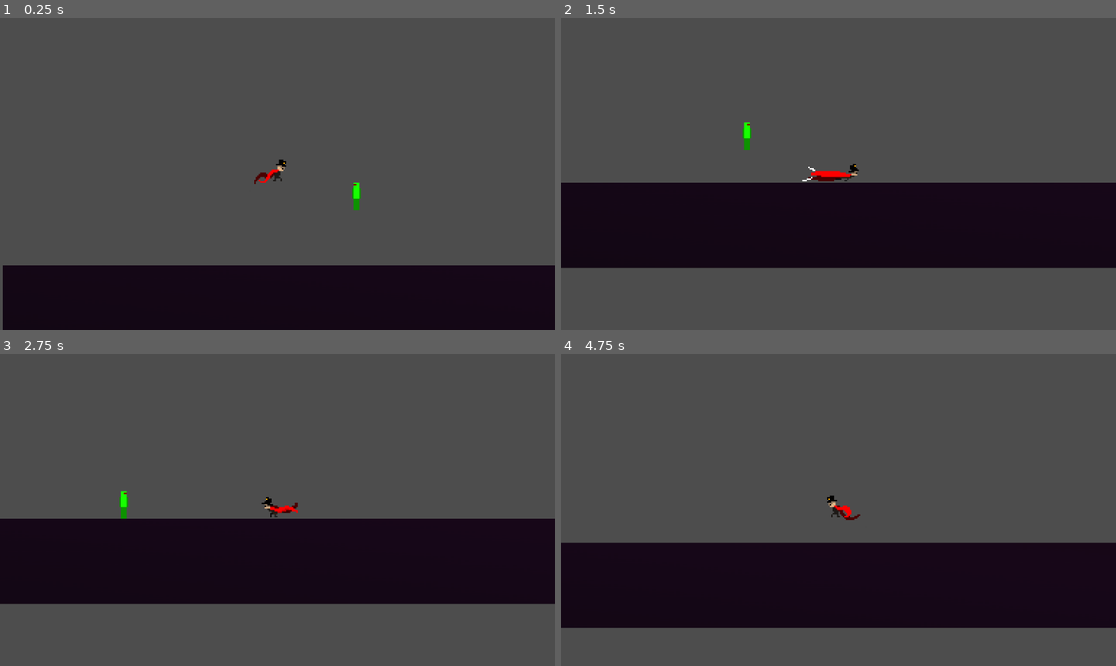
Above: before the commit, frames 1-4 (two rows, left to right).
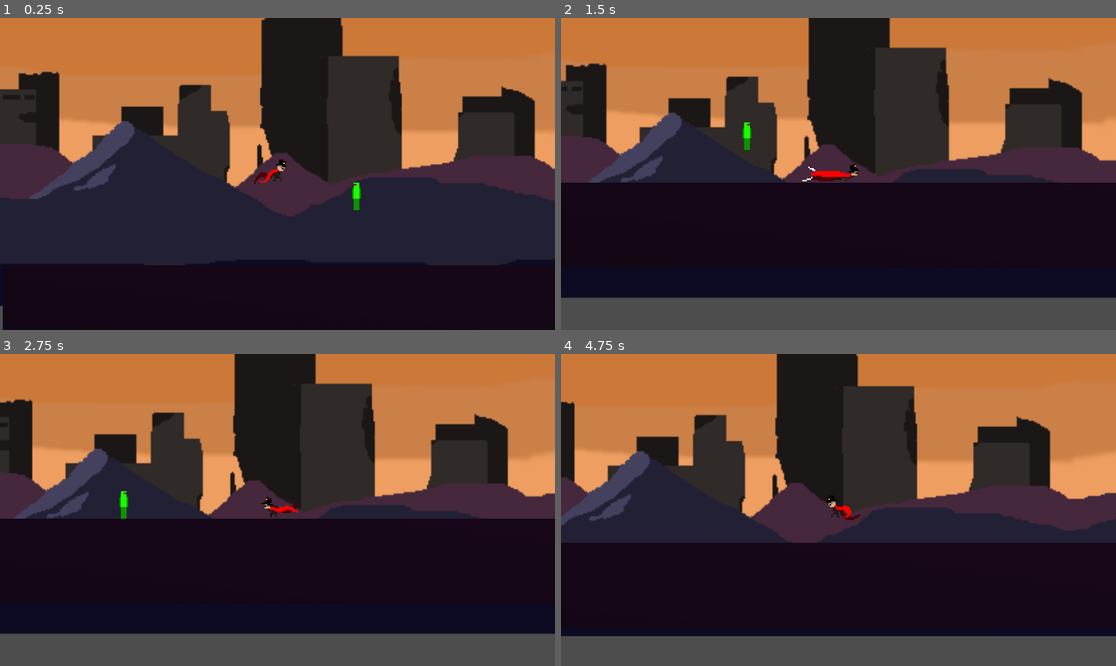
Above: after the commit, the same moments.

Repository: Tyulo13/GDC-Club-Game
Game: Godot game, scene res://scenes/level.tscn
Same seed, same stepped clock (60 frames per second), same inputs: the game is played once before the commit and once after it.
Inputs:
- Up to frame 1 (0.25 s): no input
- Up to frame 2 (1.5 s): tap Enter (attack) at 0.5, 0.6 s; hold D (move_right) from 0.53 s (still down); tap Space (jump) at 0.77 s; tap Shift (dash) at 1.35 s
- Up to frame 3 (2.75 s): tap Space (jump) at 1.52 s; release D (move_right) at 2.03 s; hold A (move_left) from 2.03 s (still down); tap Enter (attack) at 2.1 s
- Up to frame 4 (4.75 s): release A (move_left) at 2.78 s; hold D (move_right) 2.78-4.28 s; tap Shift (dash) at 2.85, 4.35 s; tap Space (jump) at 3.02, 3.77, 4.52 s; tap Enter (attack) at 3.6 s; hold A (move_left) from 4.28 s (still down)

The runs differ from the first frame. In frame 1, 78% of the frame differs, in the area x 0-100%, y 0-93%; in frame 2, 61%; in frame 3, 61%; in frame 4, 62%.

Commit message:
parralax editing
making parallax (this sucks)

Diff:
--- a/scenes/level.tscn
+++ b/scenes/level.tscn
@@ -1,8 +1,9 @@
-[gd_scene load_steps=9 format=3 uid="uid://7sx340yere3d"]
+[gd_scene load_steps=10 format=3 uid="uid://7sx340yere3d"]
 
 [ext_resource type="PackedScene" uid="uid://clsclallfg8yk" path="res://scenes/character_body_2d.tscn" id="1_u52ul"]
 [ext_resource type="Texture2D" uid="uid://bapsh36krydq2" path="res://image.webp" id="2_vonw3"]
 [ext_resource type="PackedScene" uid="uid://boh6e431e56dd" path="res://scenes/enemy_template.tscn" id="3_w8frs"]
+[ext_resource type="PackedScene" uid="uid://co15dk6dc7cpb" path="res://scenes/parallaxbackground.tscn" id="4_mx8sn"]
 
 [sub_resource type="RectangleShape2D" id="RectangleShape2D_vonw3"]
 size = Vector2(1050.5, 59)
@@ -82,3 +83,6 @@
 [node name="EnemyTemplate" parent="." node_paths=PackedStringArray("player") instance=ExtResource("3_w8frs")]
 position = Vector2(94, 27)
 player = NodePath("../CharacterBody2D")
+
+[node name="Parallax2D" parent="." instance=ExtResource("4_mx8sn")]
+scroll_offset = Vector2(-566, 65)
--- /dev/null
+++ b/scenes/parallaxbackground.tscn
@@ -0,0 +1,13 @@
+[gd_scene load_steps=2 format=3 uid="uid://co15dk6dc7cpb"]
+
+[ext_resource type="Texture2D" uid="uid://dbymucghrqkta" path="res://sprites/backgrounds/background.png" id="1_54h3r"]
+
+[node name="Parallax2D" type="Parallax2D"]
+z_index = -100
+scroll_scale = Vector2(0.1, 0.1)
+repeat_size = Vector2(640, 0)
+repeat_times = 10
+
+[node name="Sprite2D" type="Sprite2D" parent="."]
+position = Vector2(321, 161)
+texture = ExtResource("1_54h3r")
Binary file added: sprites/backgrounds/background.png
Not shown, added: sprites/backgrounds/background.png.import
